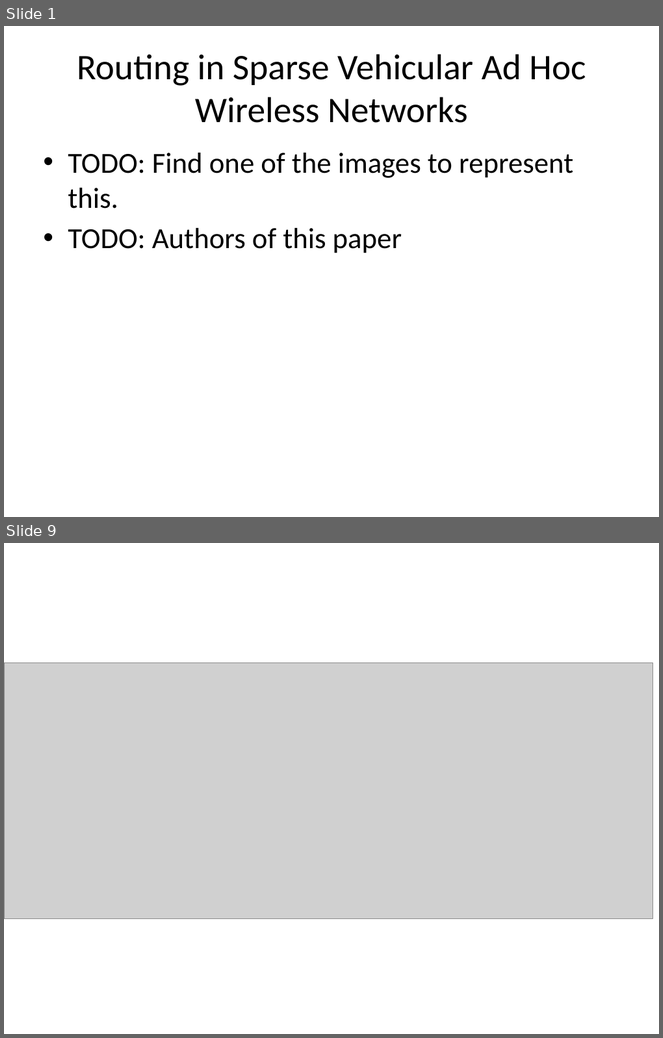
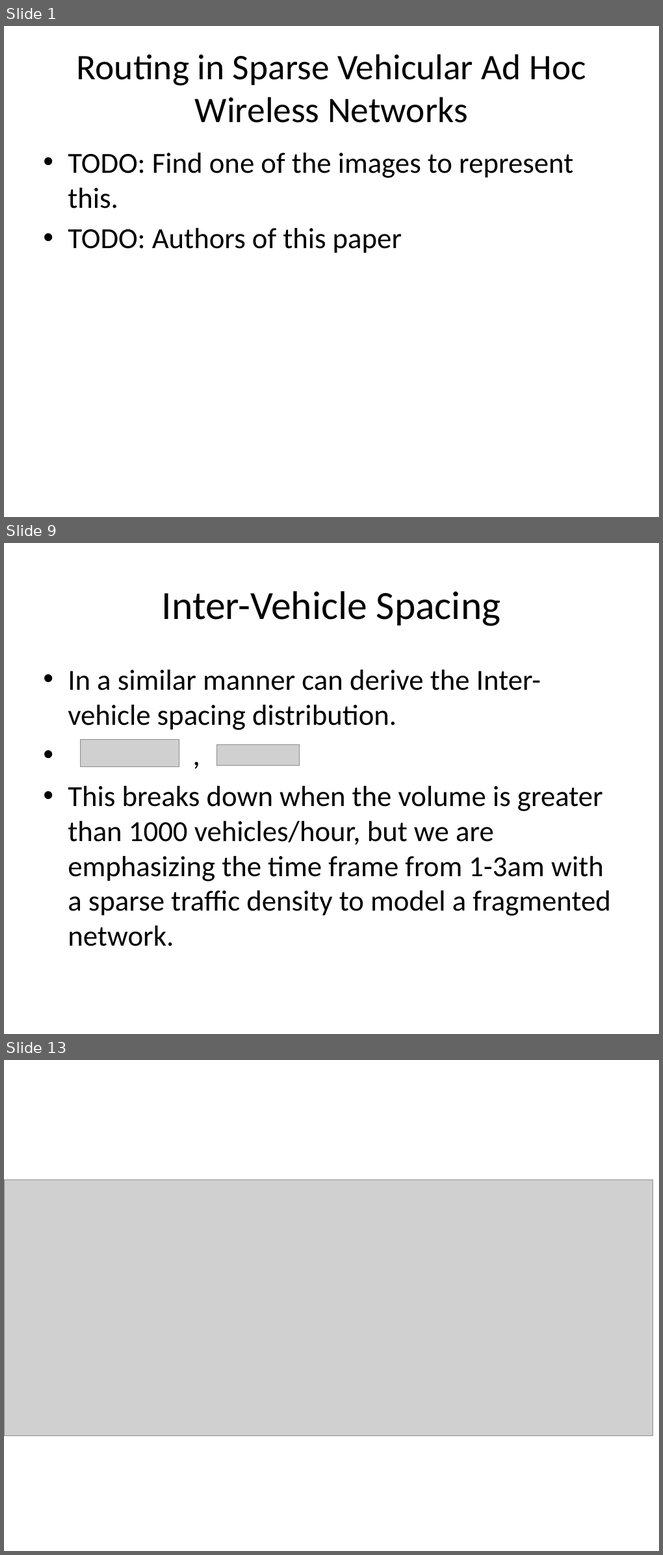
Before and after one commit to f33losopher/EEMaster_VANET, a slide deck: VANET_Felix.pptx. Shown one above the other, each under a label of ours: slides 1 and 9 before the commit, slides 1, 9 and 13 after it; the slides between them are not shown. The pictures are 663x1038 and 663x1555 pixels, drawn with LibreOffice and Linux fonts; fonts in the diff are those of the drawing; grey boxes stand for pictures. Boxes give left, top, right and bottom in pixels: in the first picture for what was removed or moved away, otherwise in the second. Text is boxed around its words. In the diff, an @@ line names an element or a change of style, - is before the commit and + after.

```diff
--- a/VANET_Felix.pptx
+++ b/VANET_Felix.pptx
@@ slide 9 added at box(4, 543, 659, 1034), background #FFFFFF @@
@@ title added at box(162, 591, 501, 626), 44 pt, text #000000 @@
+Inter-Vehicle Spacing
@@ text added at box(68, 670, 610, 947), 32 pt, text #000000 @@
+• In a similar manner can derive the Inter-vehicle spacing distribution.
+• ,
+• This breaks down when the volume is greater than 1000 vehicles/hour, but we are emphasizing the time frame from 1-3am with a sparse traffic density to model a fragmented network.
@@ picture added at box(81, 739, 180, 767) @@
@@ picture added at box(217, 745, 300, 765) @@
@@ what was slide 9 is now slide 13 @@
```
Also in this commit, not shown: 10 other slides added, 7 slides removed, 2 other files.
